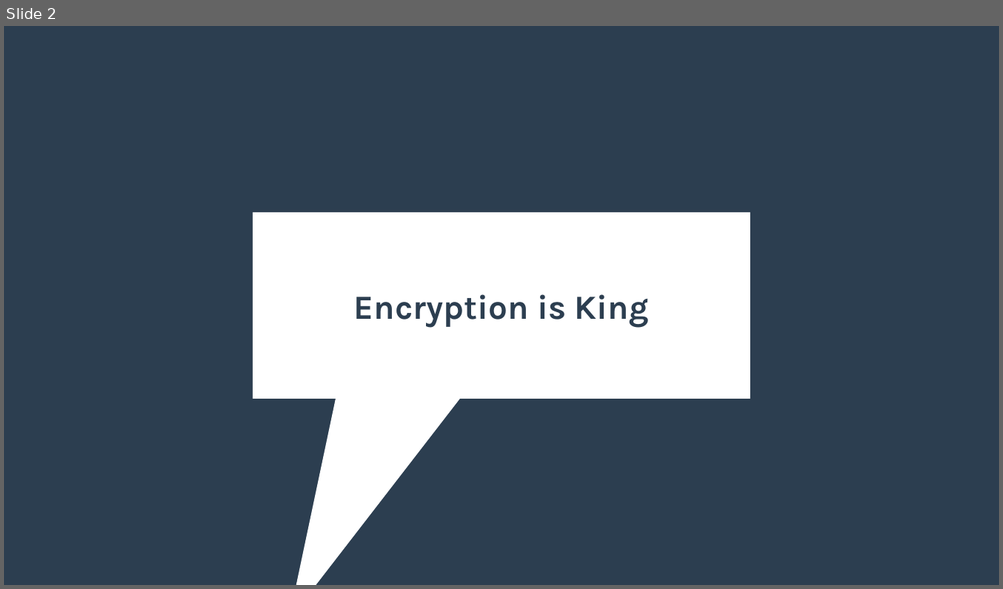
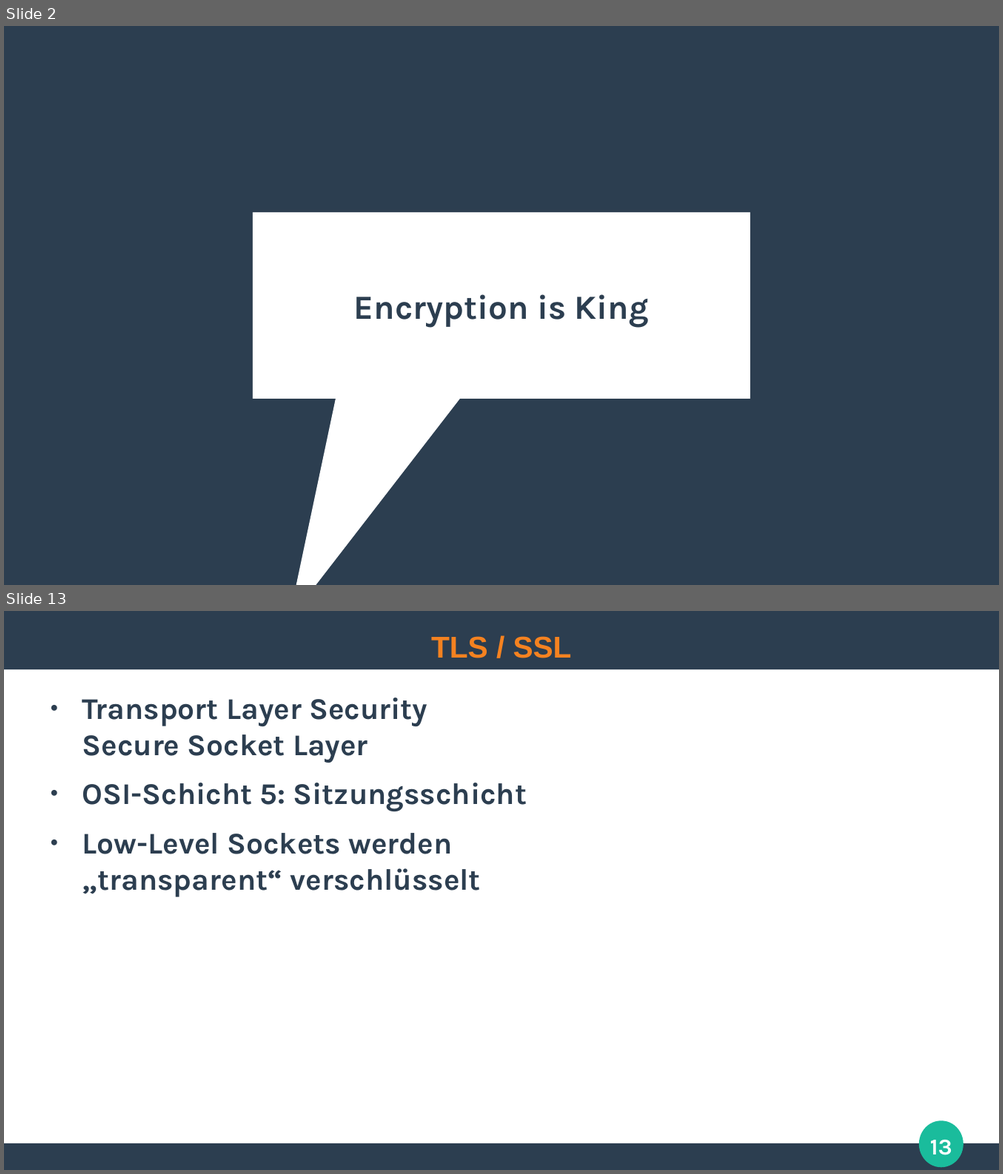
Before and after one commit to ghandmann/HS-AlbSig-WebAnwendungen2, a slide deck: Kapitel/03_SSL_TLS_HTTPS.odp. Shown one above the other, each under a label of ours: slide 2 before the commit, slides 2 and 13 after it; the slides between them are not shown. The pictures are 1003x589 and 1003x1174 pixels, drawn with LibreOffice and Linux fonts; fonts in the diff are those of the drawing. Boxes give left, top, right and bottom in pixels: in the first picture for what was removed or moved away, otherwise in the second. Text is boxed around its words. In the diff, an @@ line names an element or a change of style, - is before the commit and + after.

```diff
--- a/Kapitel/03_SSL_TLS_HTTPS.odp
+++ b/Kapitel/03_SSL_TLS_HTTPS.odp
@@ slide 13 added at box(4, 611, 999, 1170), background #FFFFFF @@
@@ rectangle added at box(4, 611, 999, 669), fill #2C3E50 @@
@@ title added at box(431, 636, 572, 658), 24 pt, text #F58220, bold @@
+TLS / SSL
@@ text added at box(82, 698, 527, 897), 24 pt, text #2C3E50, bold @@
+● Transport Layer Security
+  Secure Socket Layer
+● OSI-Schicht 5: Sitzungsschicht
+● Low-Level Sockets werden
+  „transparent“ verschlüsselt
@@ ellipse added at box(919, 1121, 963, 1167), fill #1ABC9C @@
@@ page number added at box(930, 1140, 952, 1156), 18 pt, text #FFFFFF, bold @@
+13
@@ rectangle added at box(4, 1145, 999, 1170), fill #2C3E50 @@
```
Also in this commit, not shown: 19 other slides added, 1 slide removed, 5 other files.
